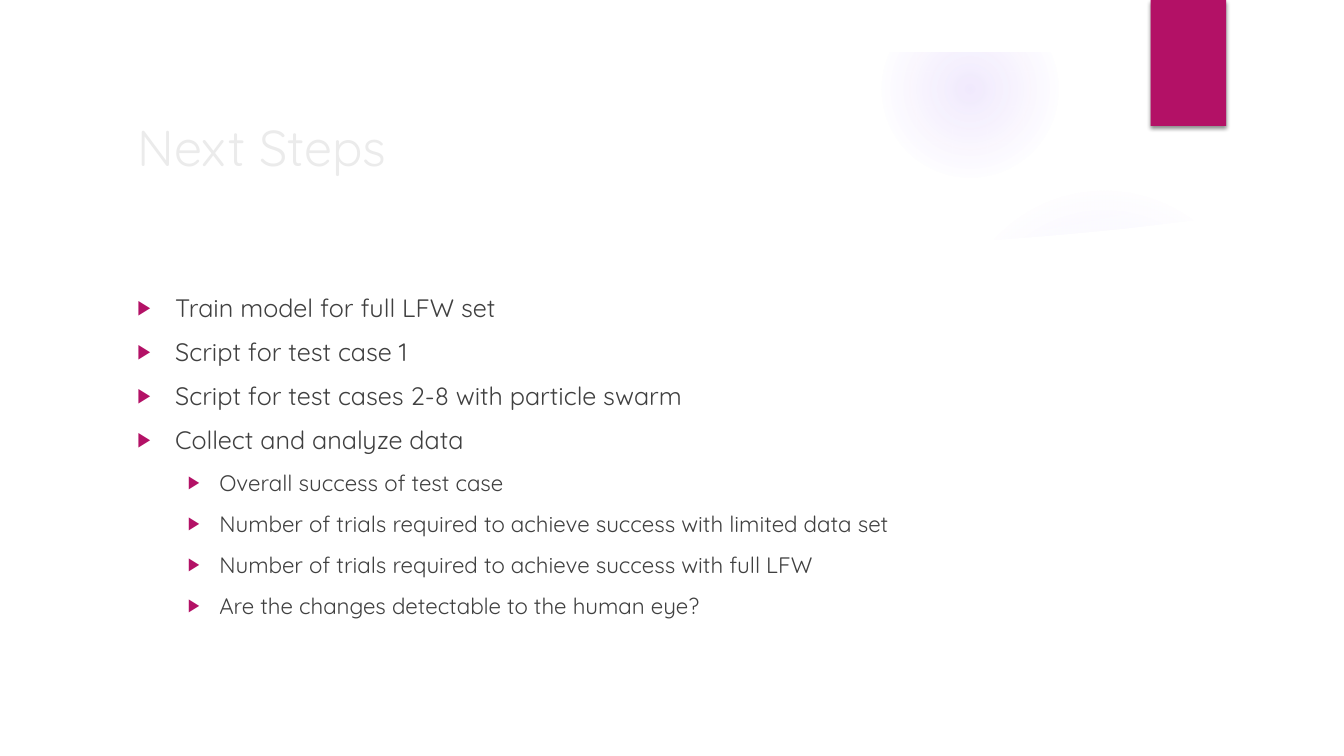
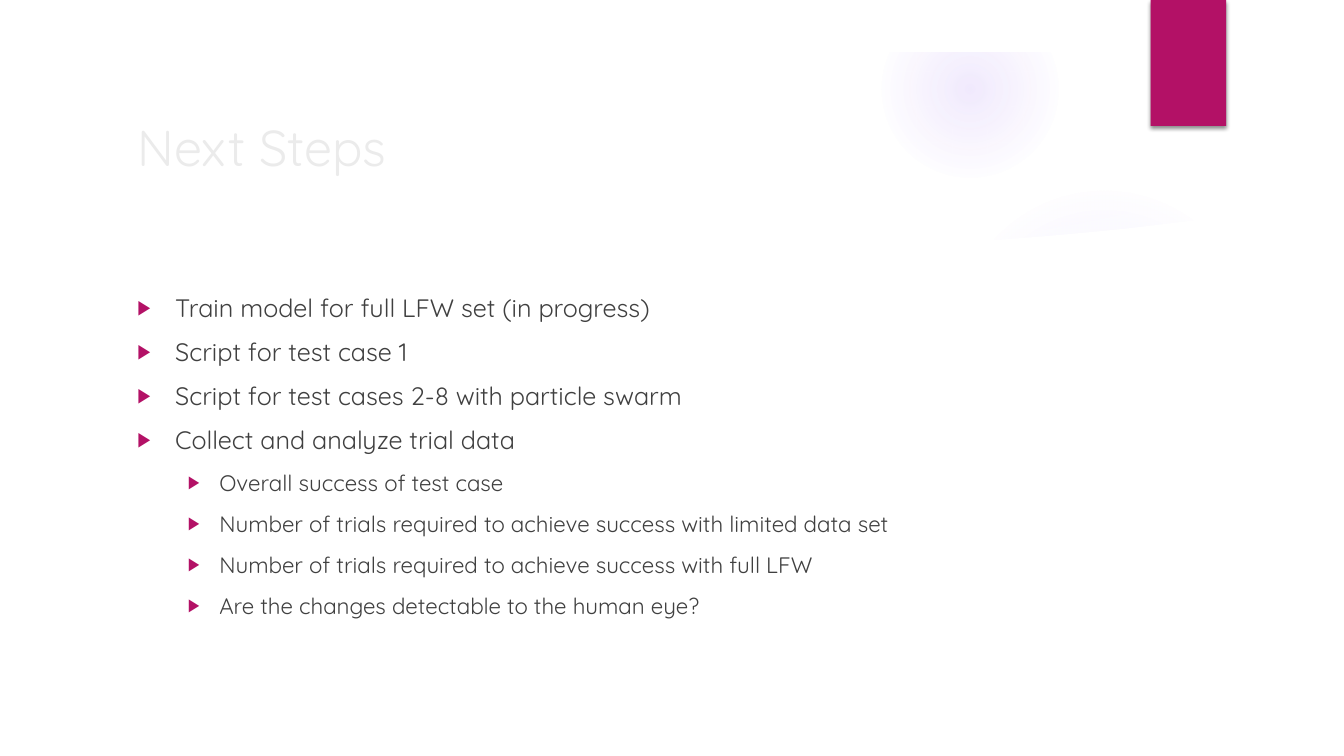
Before and after one commit to erstrong/BigDataSystemsandIntelligenceAnalytics, a slide deck: slide 11 of ProgressReport.pptx (slide 10 before the commit). Drawn at 1344x756 pixels with LibreOffice and Linux fonts; fonts in the diff are those of the drawing; background and template pictures are left out. Boxes give left, top, right and bottom in pixels: in the first picture for what was removed or moved away, otherwise in the second. Text is boxed around its words. In the diff, an @@ line names an element or a change of style, - is before the commit and + after.

```diff
--- a/ProgressReport.pptx
+++ b/ProgressReport.pptx
@@ text at (x1=175, y1=298, x2=650, y2=322): text changed @@
-▶ Train model for full LFW set
+▶ Train model for full LFW set (in progress)
@@ text at (x1=175, y1=430, x2=515, y2=454): text changed @@
-▶ Collect and analyze data
+▶ Collect and analyze trial data
```
Also in this commit, not shown: 3 other slides changed, 1 slide added, 1 other file.
